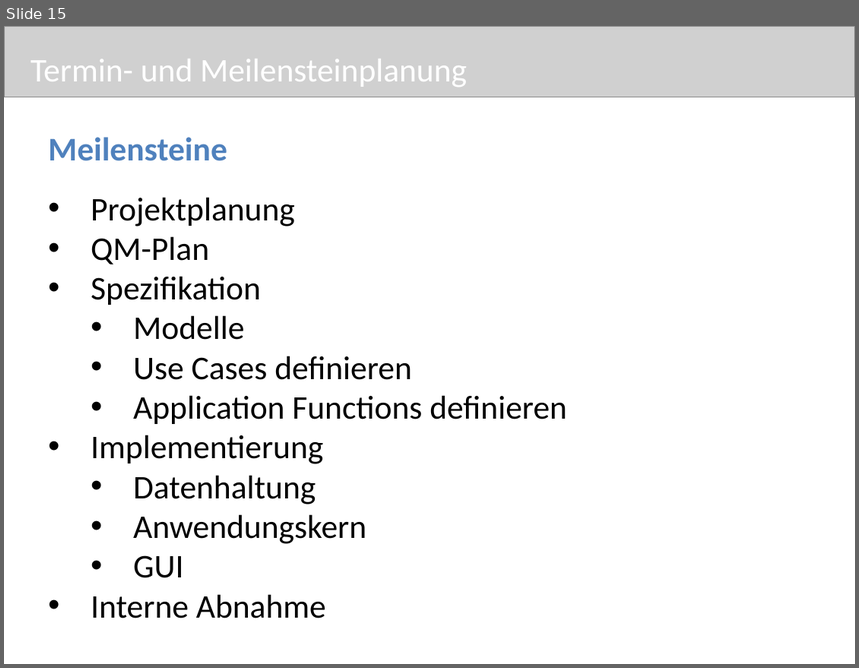
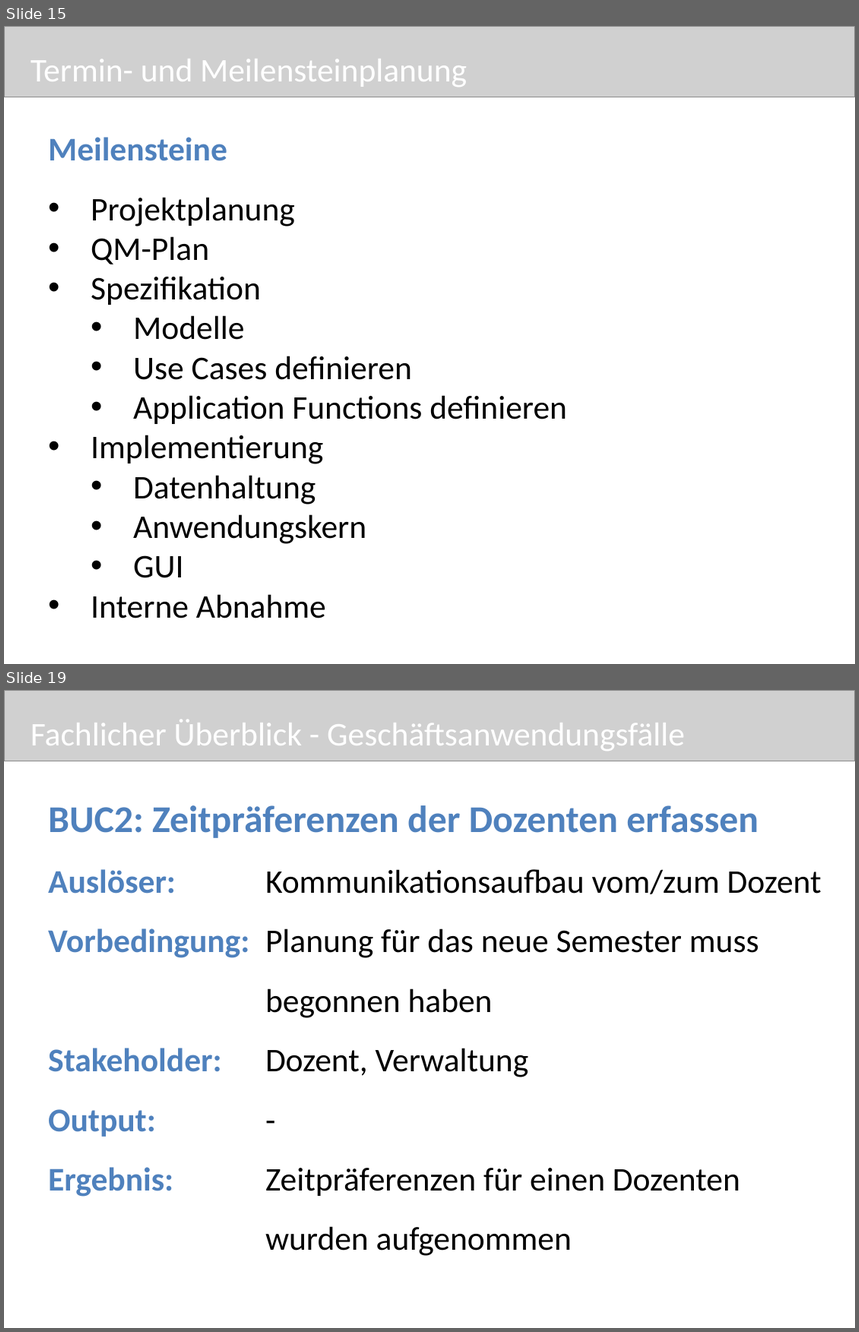
Before and after one commit to pdauwe/Softwareprojekt_BIM, a slide deck: Doku/Praesi1.pptx. Shown one above the other, each under a label of ours: slide 15 before the commit, slides 15 and 19 after it; the slides between them are not shown. The pictures are 859x668 and 859x1332 pixels, drawn with LibreOffice and Linux fonts; fonts in the diff are those of the drawing; grey boxes stand for pictures. Boxes give left, top, right and bottom in pixels: in the first picture for what was removed or moved away, otherwise in the second. Text is boxed around its words. In the diff, an @@ line names an element or a change of style, - is before the commit and + after.

```diff
--- a/Doku/Praesi1.pptx
+++ b/Doku/Praesi1.pptx
@@ slide 19 added at (x1=4, y1=690, x2=855, y2=1328), background #FFFFFF @@
@@ picture added at (x1=4, y1=690, x2=855, y2=761) @@
@@ title added at (x1=31, y1=719, x2=685, y2=751), 28 pt, text #FFFFFF @@
+Fachlicher Überblick - Geschäftsanwendungsfälle
@@ text added at (x1=48, y1=806, x2=822, y2=1256), 28 pt, text #000000 @@
+BUC2: Zeitpräferenzen der Dozenten erfassen
+Auslöser: Kommunikationsaufbau vom/zum Dozent
+Vorbedingung: Planung für das neue Semester muss
+begonnen haben
+Stakeholder: Dozent, Verwaltung
+Output: -
+Ergebnis: Zeitpräferenzen für einen Dozenten
+wurden aufgenommen
```
Also in this commit, not shown: 9 slides changed, 3 other slides added.
